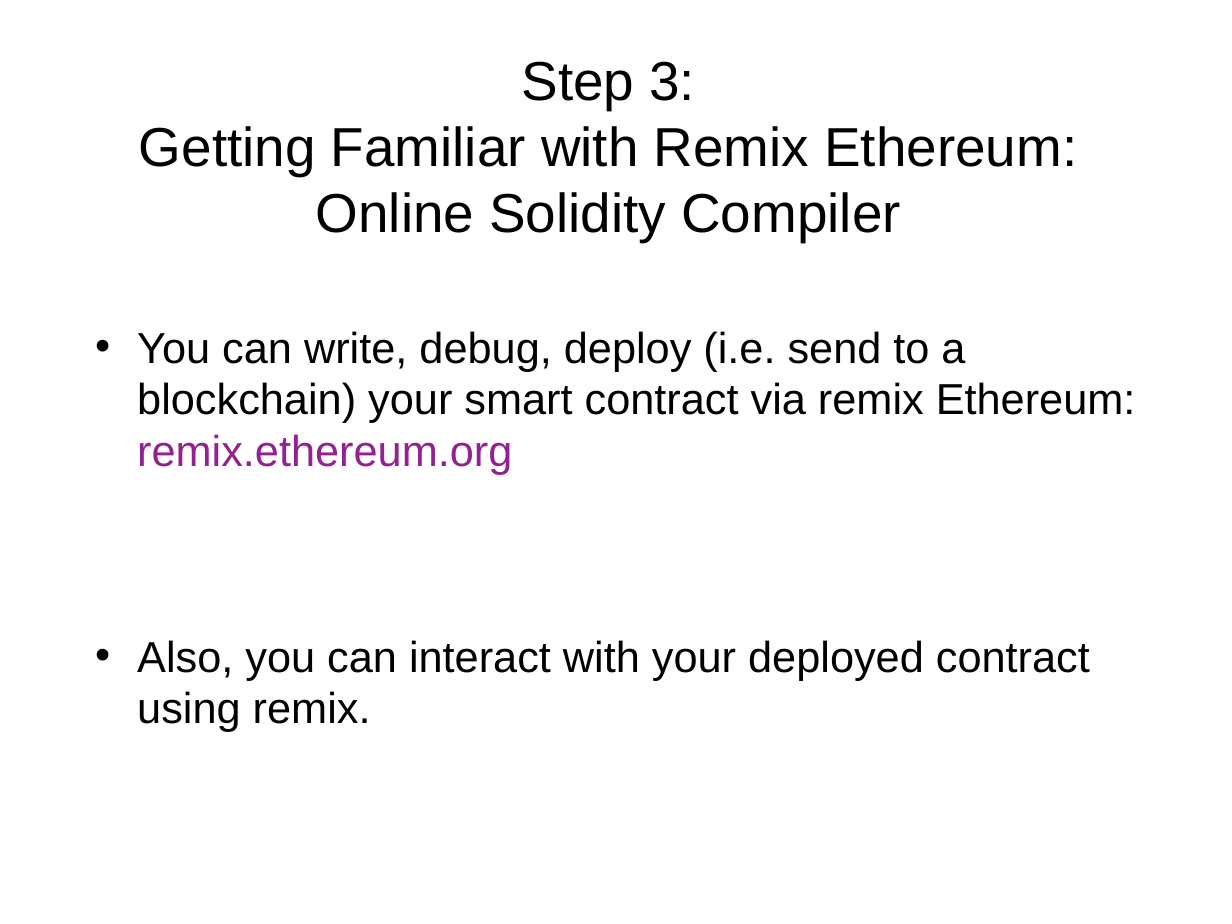
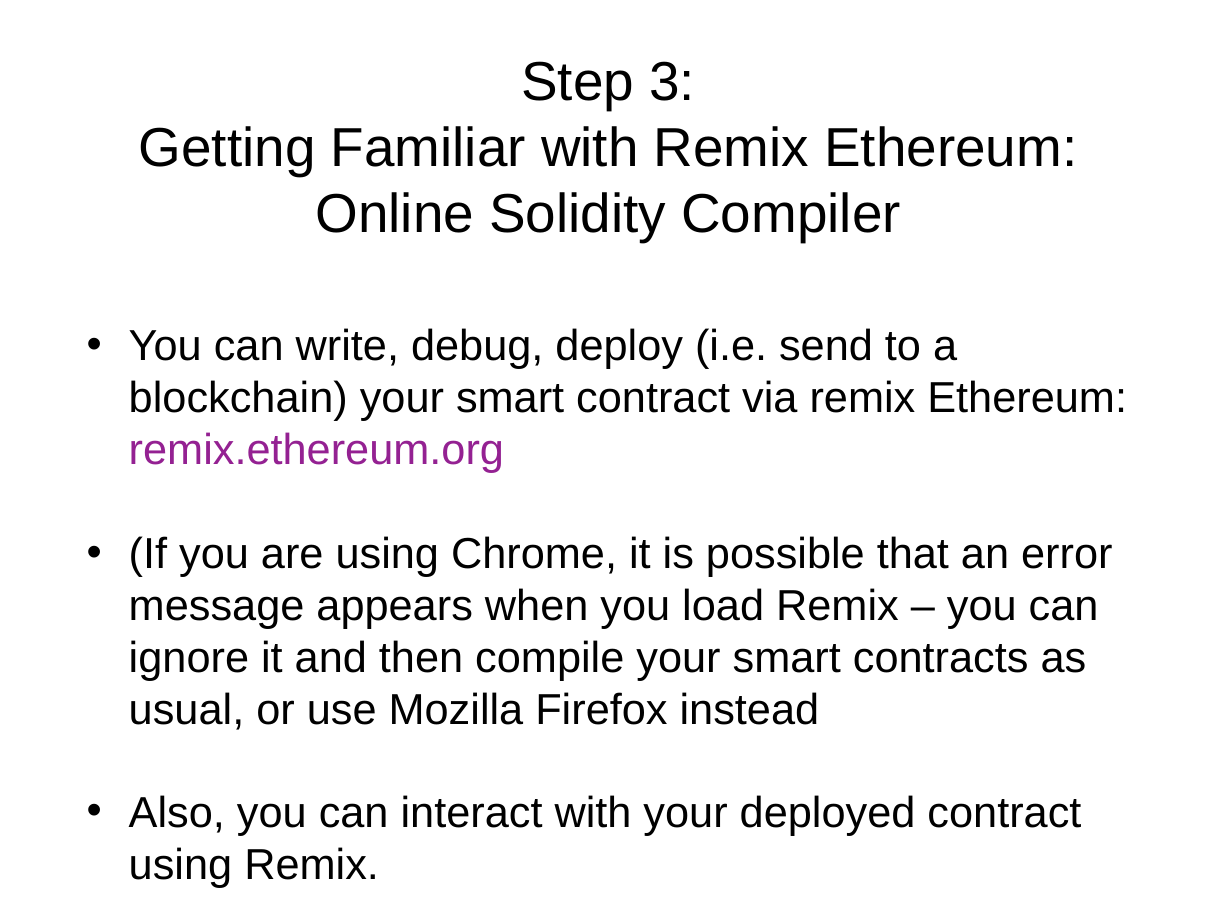
Before and after one commit to solegga/blockchaincourse, a slide deck: slide 10 of How_to_connect_to_university_of_edinburgh_private_blockchain.pptx. Drawn at 1232x924 pixels with LibreOffice and Linux fonts; fonts in the diff are those of the drawing. Boxes give left, top, right and bottom in pixels: in the first picture for what was removed or moved away, otherwise in the second. Text is boxed around its words. In the diff, an @@ line names an element or a change of style, - is before the commit and + after.

Commit message:
Update connection instructions with Remix-Chrome bug

```diff
--- a/How_to_connect_to_university_of_edinburgh_private_blockchain.pptx
+++ b/How_to_connect_to_university_of_edinburgh_private_blockchain.pptx
@@ text "You can write, debug, deploy ...": place and size @@
-text "You can write, debug, deploy ..." at [137,331,1136,732]
+text "You can write, debug, deploy ..." at [129,328,1127,887]
@@ text at [129,536,1112,887]: text changed @@
-• Also, you can interact with your deployed contract using remix.
+• (If you are using Chrome, it is possible that an error message appears when you load Remix – you can ignore it and then compile your smart contracts as usual, or use Mozilla Firefox instead
+• Also, you can interact with your deployed contract using Remix.
```
Also in this commit, not shown: 14 other slides changed, 1 other file.
